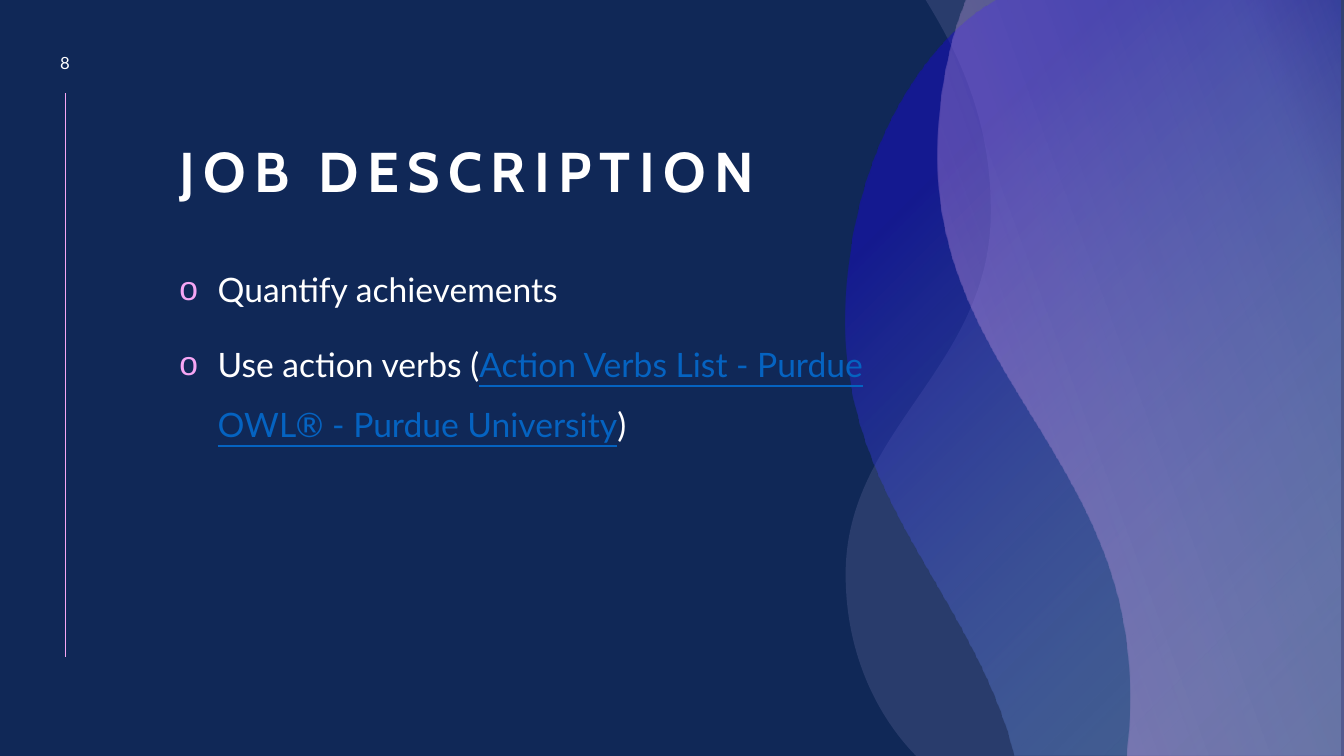
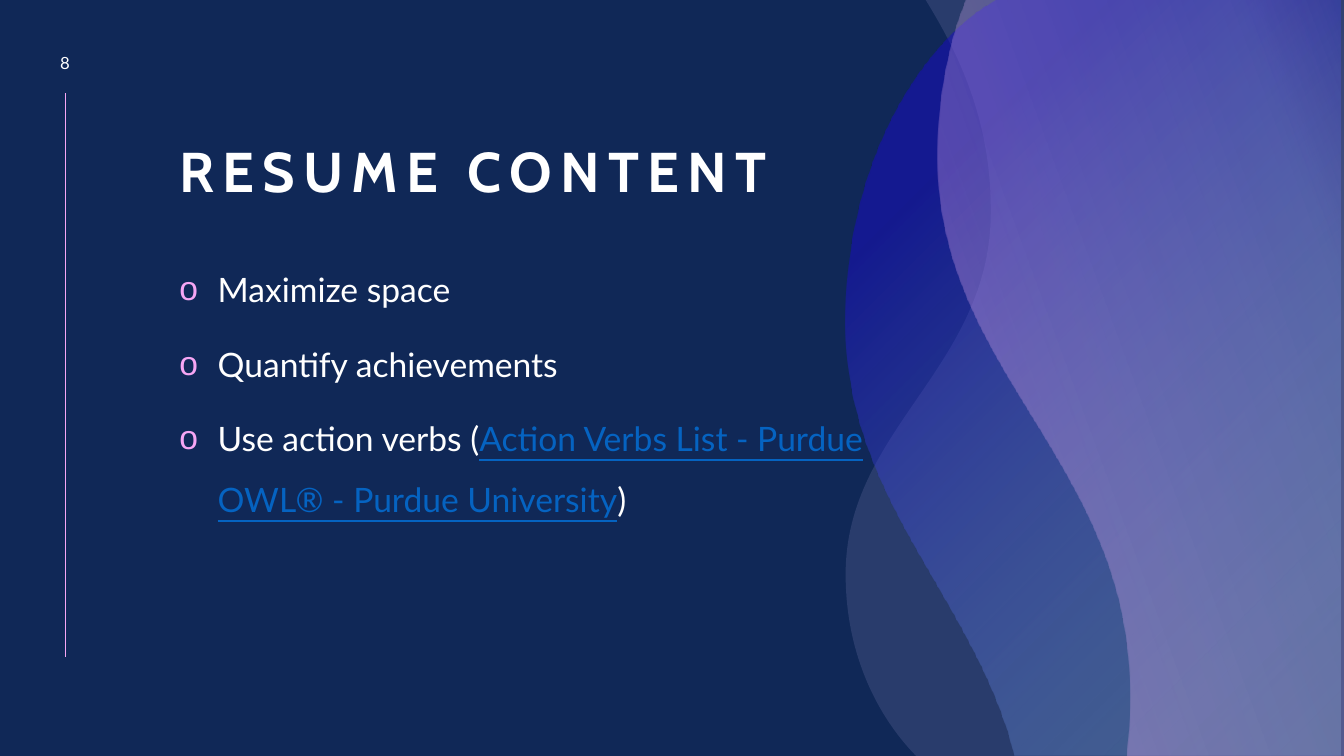
Before and after one commit to InterstellarMist/VIP-Workshop-2024, a slide deck: slide 8 of Resume and Cover Letter/Resume and Cover Letter workshop.pptx. Drawn at 1344x756 pixels with LibreOffice and Linux fonts; fonts in the diff are those of the drawing. Boxes give left, top, right and bottom in pixels: in the first picture for what was removed or moved away, otherwise in the second. Text is boxed around its words. In the diff, an @@ line names an element or a change of style, - is before the commit and + after.

Commit message:
updated resume slides

```diff
--- a/Resume and Cover Letter/Resume and Cover Letter workshop.pptx
+++ b/Resume and Cover Letter/Resume and Cover Letter workshop.pptx
@@ title at box(179, 152, 766, 193): text changed @@
-JOB DESCRIPTION
+RESUME CONTENT
@@ text at box(218, 277, 451, 308): paragraph added @@
+o Maximize space
```
Also in this commit, not shown: 2 other slides changed, 1 slide added, 1 slide removed, 1 other file.
